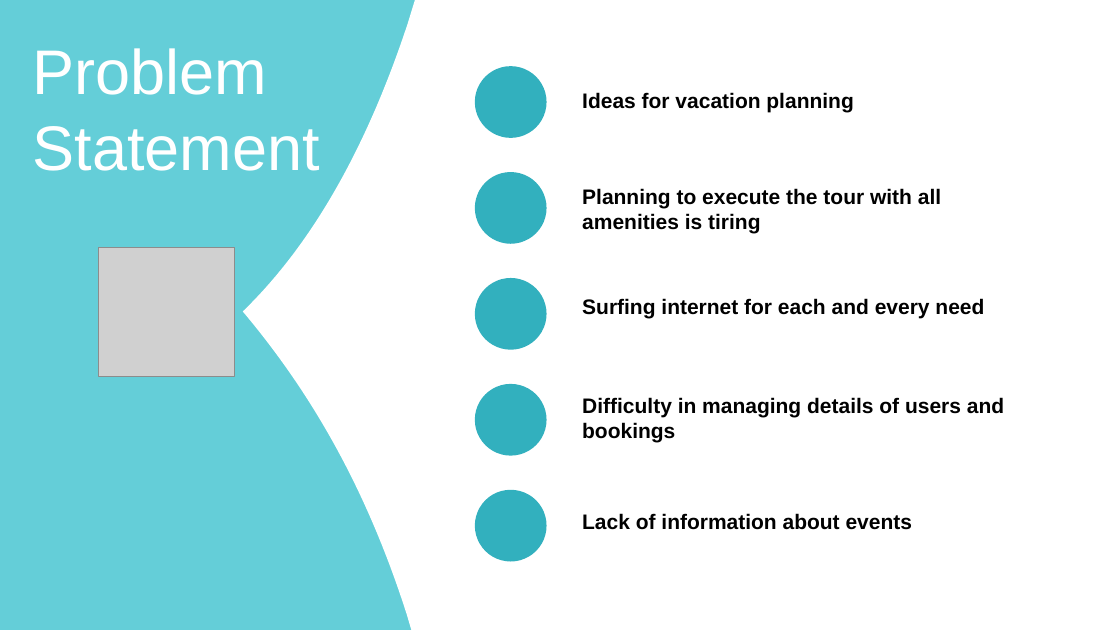
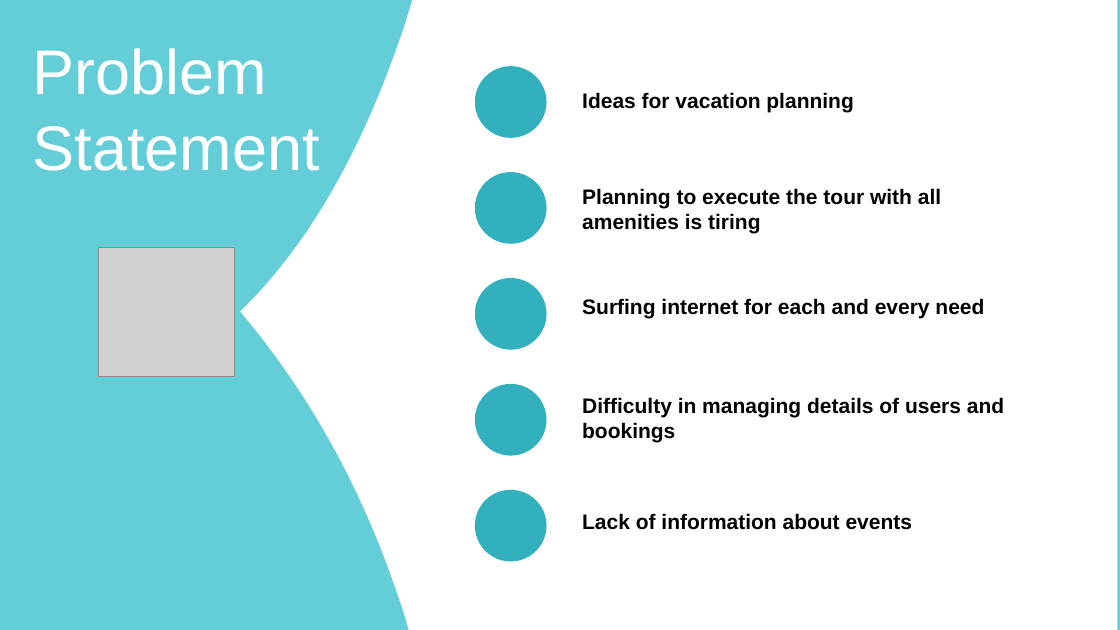
Before and after one commit to KiruthikaBethanasamy/FSD-Project, a slide deck: slide 2 of Tours and travels ppt.pptx. Drawn at 1120x630 pixels with LibreOffice and Linux fonts; fonts in the diff are those of the drawing; grey boxes stand for pictures. Boxes give left, top, right and bottom in pixels: in the first picture for what was removed or moved away, otherwise in the second. Text is boxed around its words. In the diff, an @@ line names an element or a change of style, - is before the commit and + after.

```diff
--- a/Tours and travels ppt.pptx
+++ b/Tours and travels ppt.pptx
@@ freeform shape at (x1=240, y1=0, x2=1117, y2=630): outline redrawn @@
```
Also in this commit, not shown: 3 other slides changed, 6 slides added.
